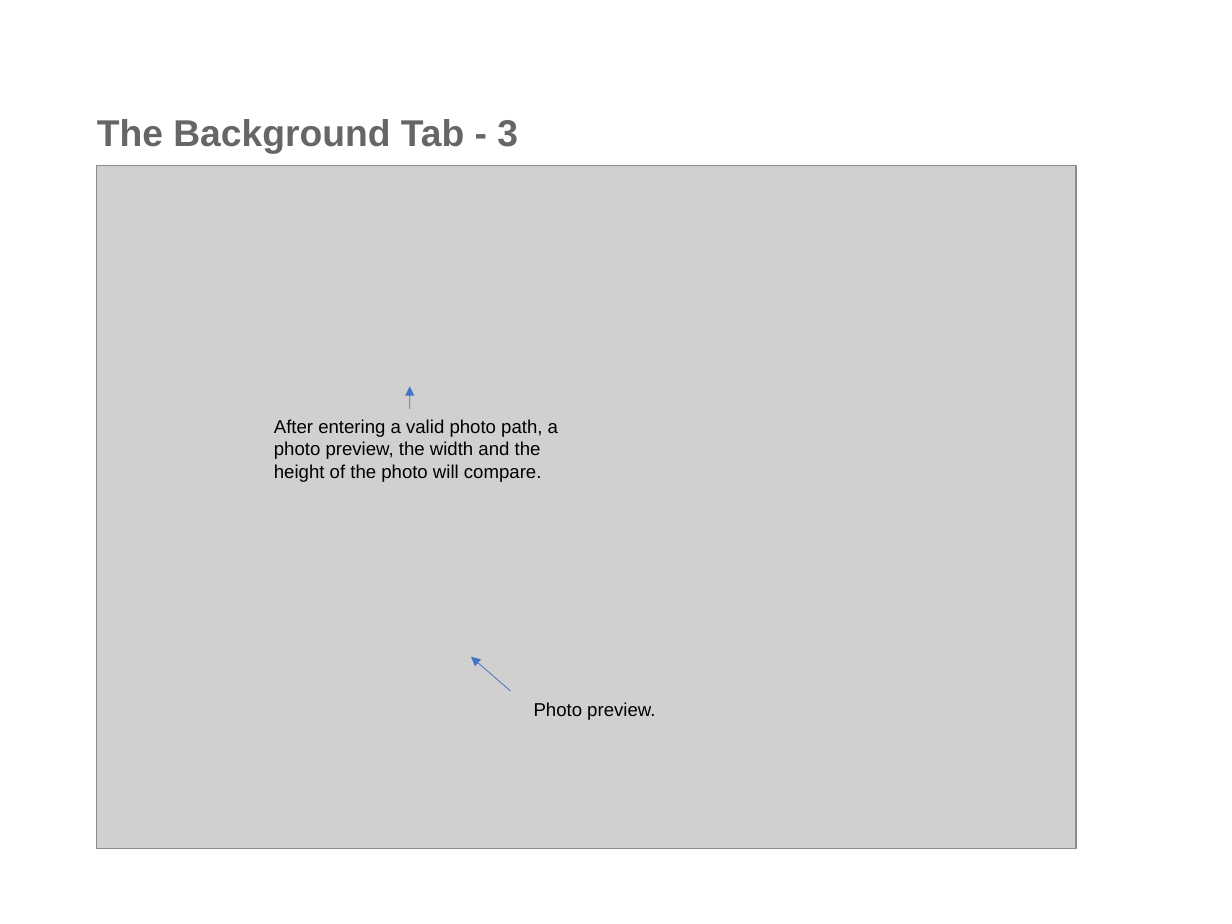
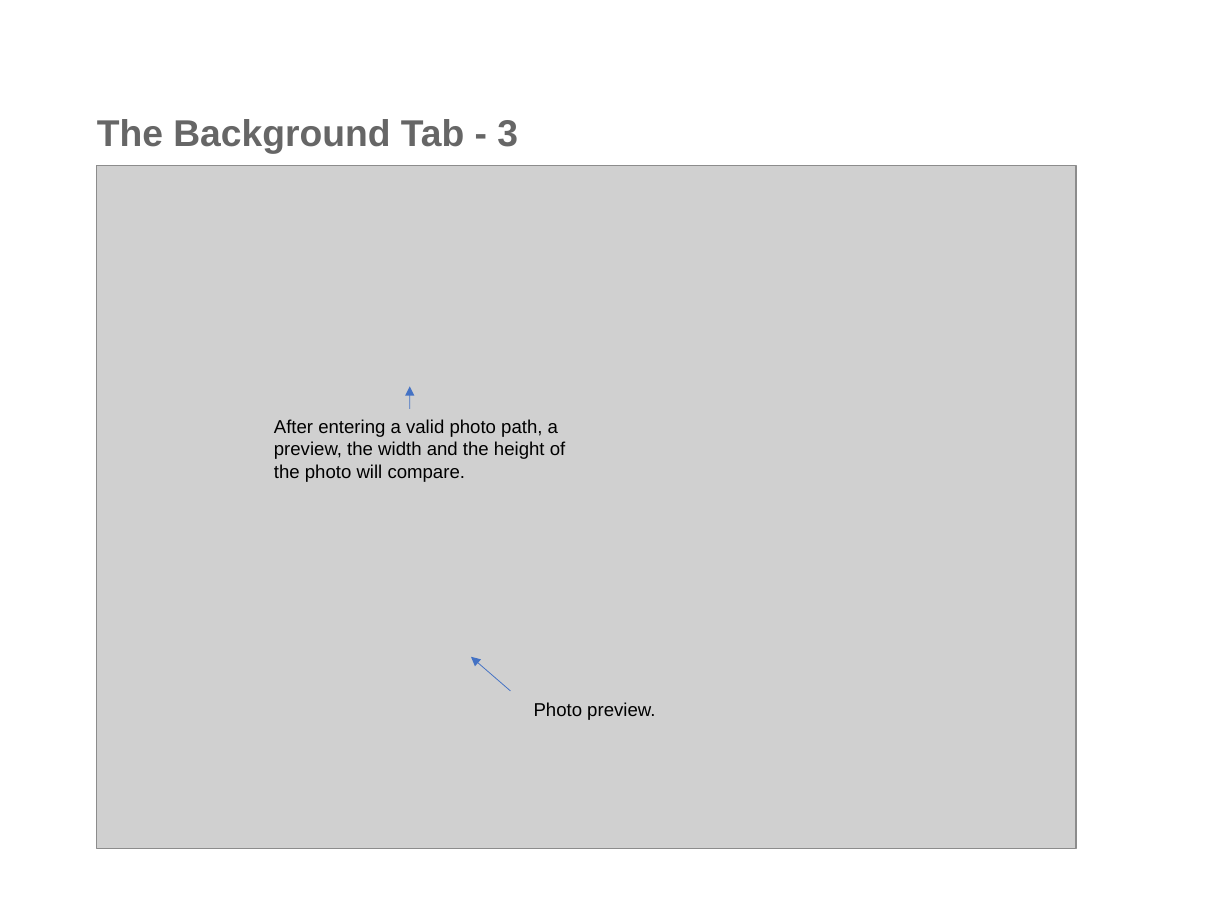
Before and after one commit to pierlumanzu/HCIProject-PhotoGlue, a slide deck: slide 7 of PhotoGlue-Instructions For Use.odp. Drawn at 1232x924 pixels with LibreOffice and Linux fonts; fonts in the diff are those of the drawing; grey boxes stand for pictures; background and template pictures are left out. Boxes give left, top, right and bottom in pixels: in the first picture for what was removed or moved away, otherwise in the second. Text is boxed around its words. In the diff, an @@ line names an element or a change of style, - is before the commit and + after.

```diff
--- a/PhotoGlue-Instructions For Use.odp
+++ b/PhotoGlue-Instructions For Use.odp
@@ text at [274, 419, 566, 482]: text changed @@
-After entering a valid photo path, a photo preview, the width and the height of the photo will compare.
+After entering a valid photo path, a preview, the width and the height of the photo will compare.
```
Also in this commit, not shown: 5 other slides changed, 7 other files.
